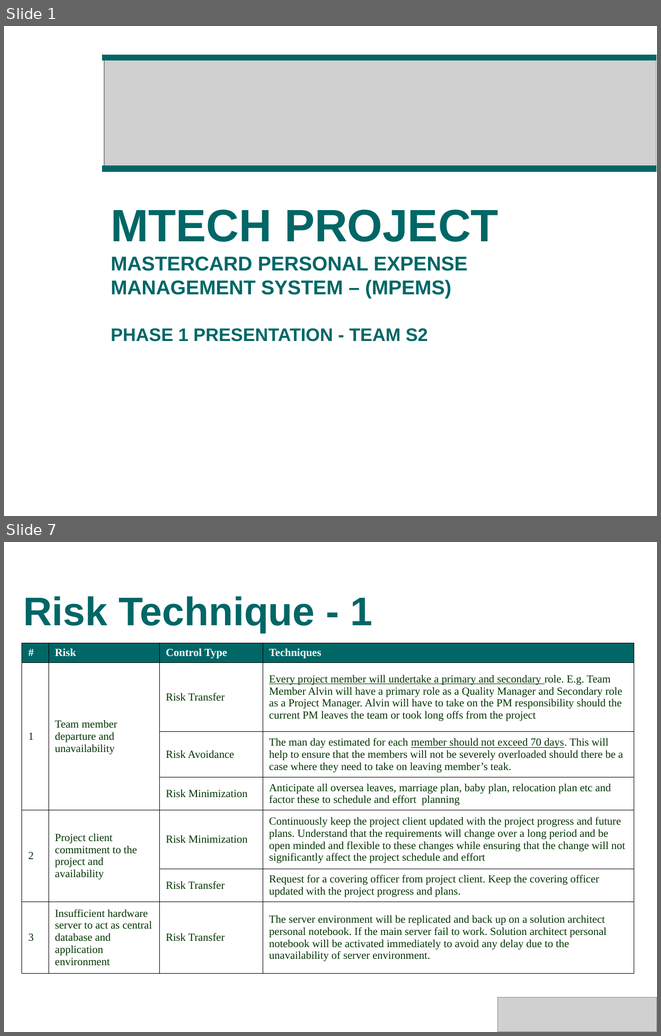
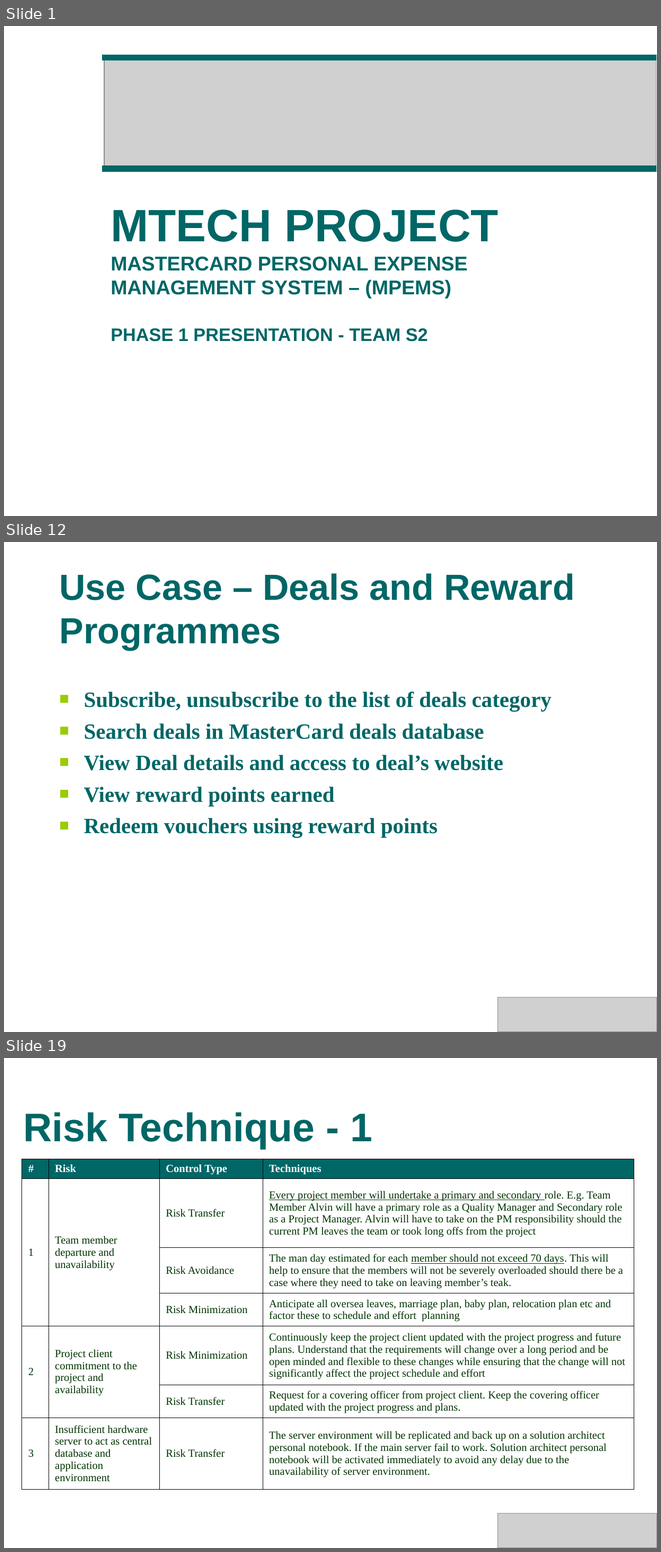
Before and after one commit to s4kshya/leezdr-repository, a slide deck: Exam Paper/MTECH_PROJ/Presentation/phase1_v2.ppt. Shown one above the other, each under a label of ours: slides 1 and 7 before the commit, slides 1, 12 and 19 after it; the slides between them are not shown. The pictures are 661x1036 and 661x1552 pixels, drawn with LibreOffice and Linux fonts; fonts in the diff are those of the drawing; grey boxes stand for pictures; background and template pictures are left out. Boxes give left, top, right and bottom in pixels: in the first picture for what was removed or moved away, otherwise in the second. Text is boxed around its words. In the diff, an @@ line names an element or a change of style, - is before the commit and + after.

```diff
--- a/Exam Paper/MTECH_PROJ/Presentation/phase1_v2.ppt
+++ b/Exam Paper/MTECH_PROJ/Presentation/phase1_v2.ppt
@@ slide 12 added at (4, 542, 657, 1032), background picture (left out) @@
@@ title added at (59, 573, 575, 650), 40 pt, text #006666, bold @@
+Use Case – Deals and Reward Programmes
@@ text added at (84, 691, 551, 837), 24 pt, text #006666, bold @@
+■ Subscribe, unsubscribe to the list of deals category
+■ Search deals in MasterCard deals database
+■ View Deal details and access to deal’s website
+■ View reward points earned
+■ Redeem vouchers using reward points
@@ picture added at (497, 997, 657, 1032) @@
@@ what was slide 7 is now slide 19 @@
```
Also in this commit, not shown: 14 slides changed, 17 other slides added, 3 other files.
